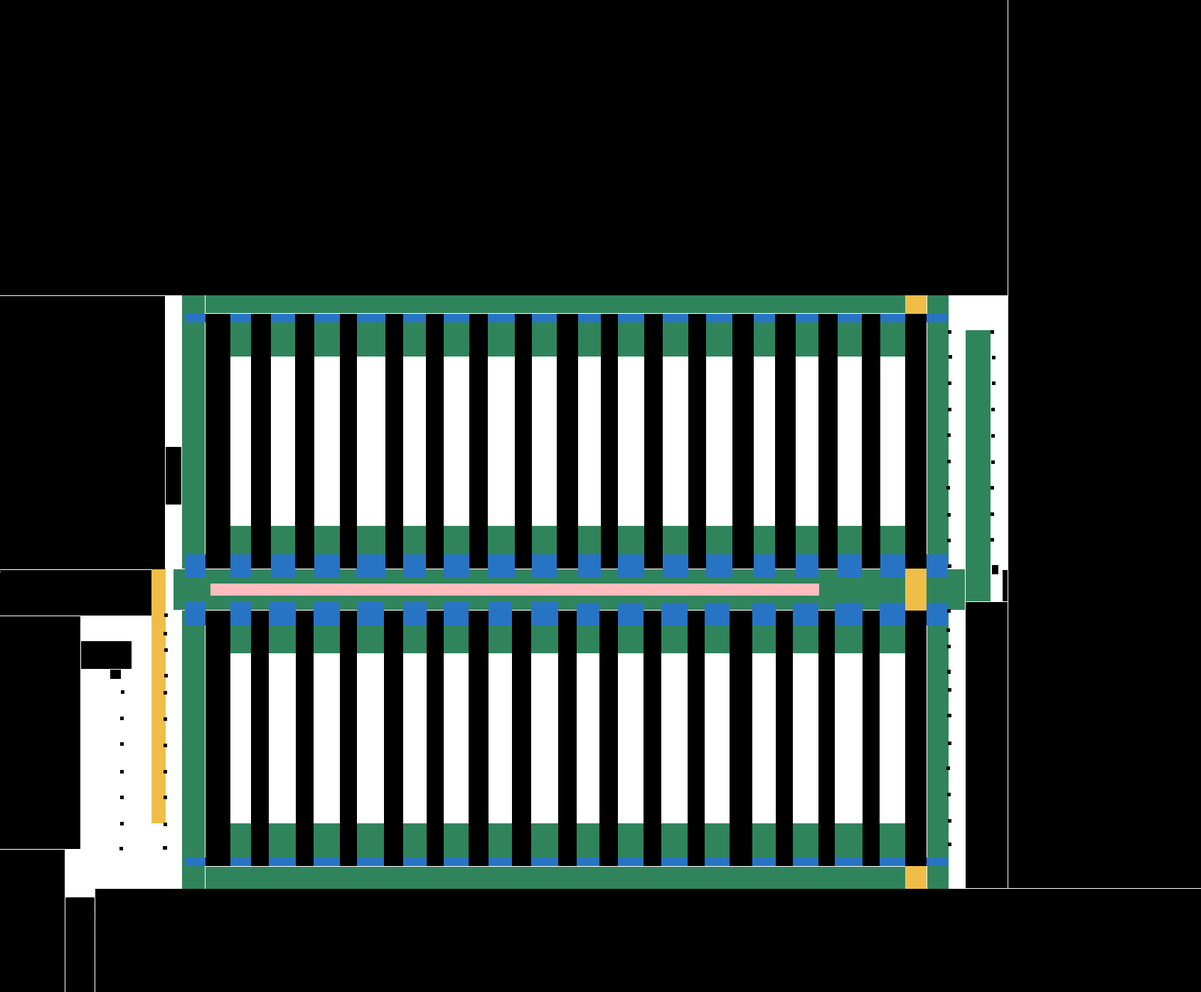
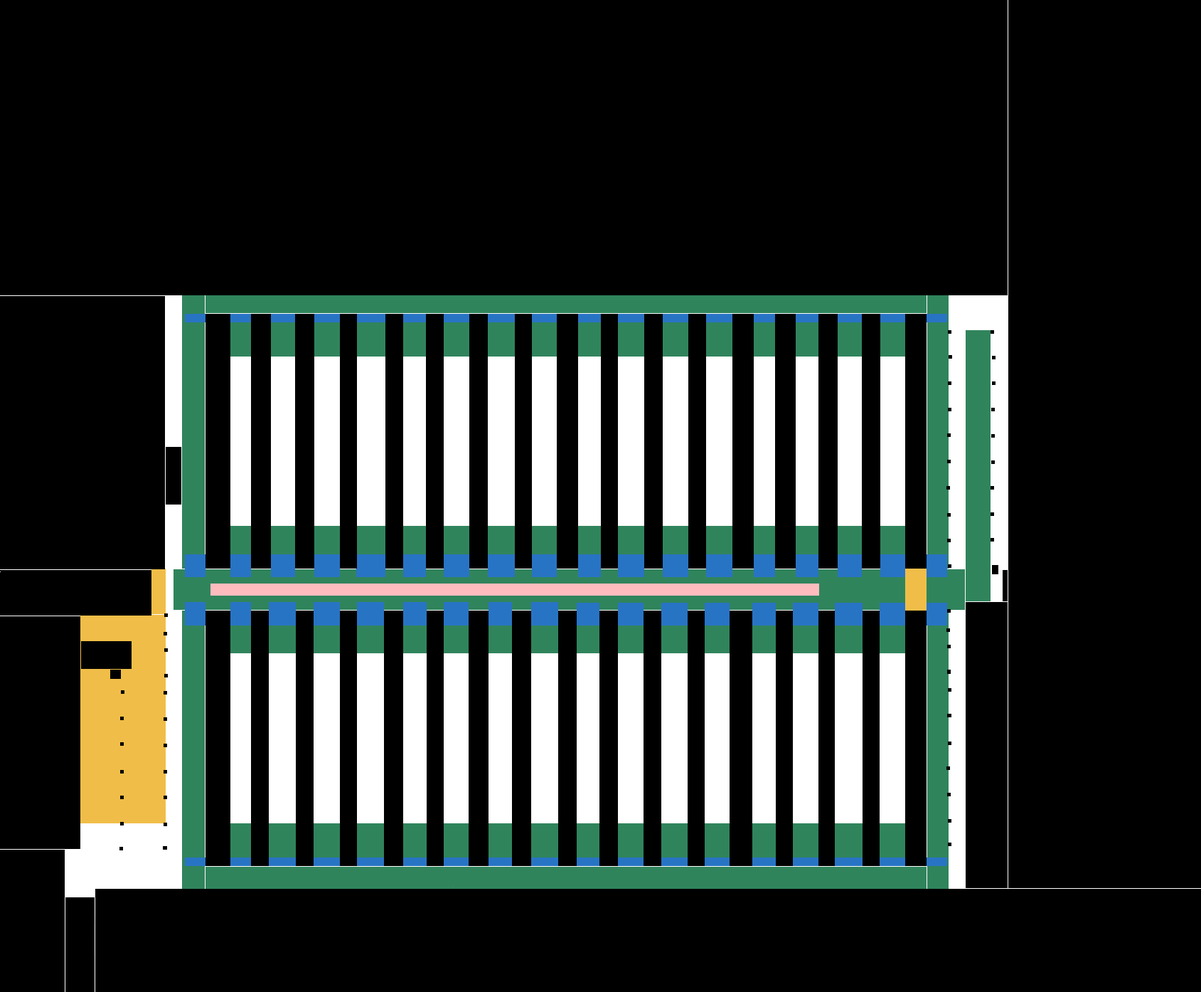
Two versions of the same layered image (1201 × 992). Layer-by-layer changes:
hid "One way West - East" over (x1=905, y1=295, x2=927, y2=889)
painted on "One way East - West" over (x1=80, y1=613, x2=165, y2=824)
